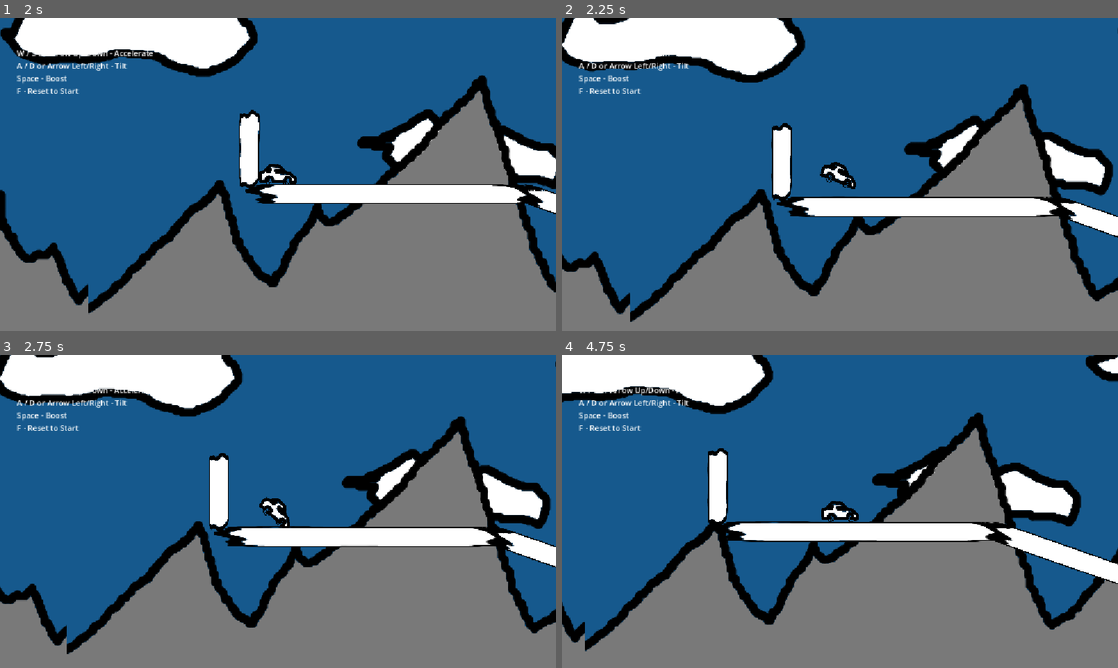
Above: before the commit, frames 1-4 (two rows, left to right).
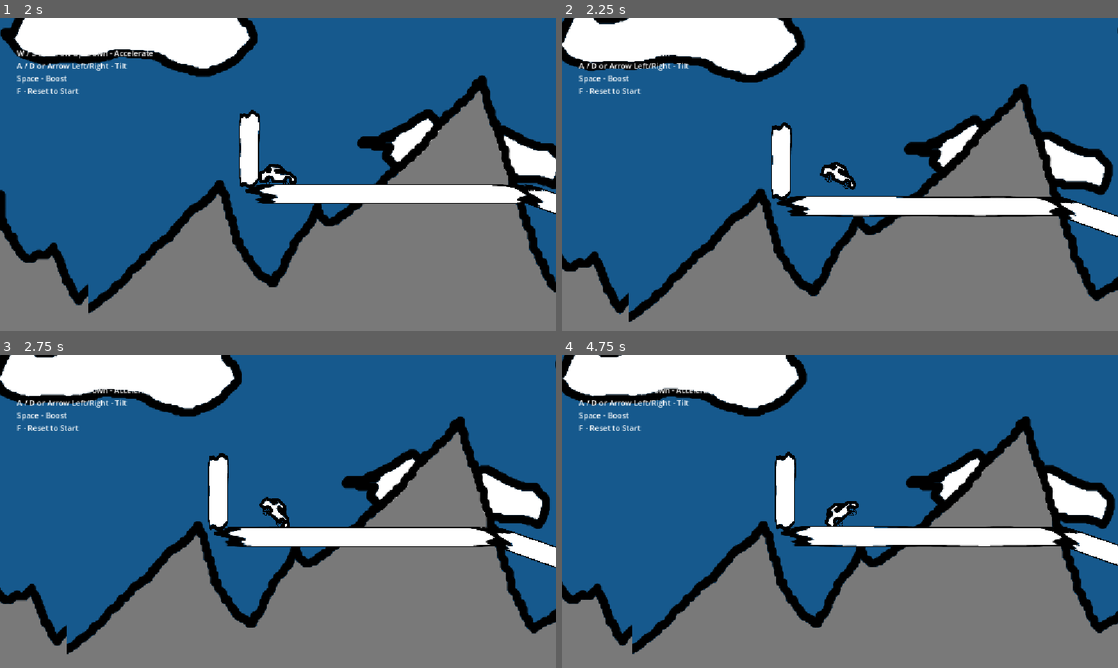
Above: after the commit, the same moments.

Repository: Toemmsen96/crappy-wheels
Game: Godot game, scene res://scenes/main.tscn
Same seed, same stepped clock (60 frames per second), same inputs: the game is played once before the commit and once after it.
Inputs:
- Up to frame 1 (2 s): hold D (move_right) 0.53-1.28 s; tap Space (boost) at 0.6 s; hold S (move_down) from 1.28 s (still down); tap Shift (dash) at 1.35 s
- Up to frame 2 (2.25 s): release S (move_down) at 2.03 s; hold D (move_right) from 2.03 s (still down); tap F (interact) at 2.1 s
- Up to frame 3 (2.75 s): keep holding D (move_right)
- Up to frame 4 (4.75 s): release D (move_right) at 2.78 s; hold Up (move_up) 2.78-3.53 s; tap Space (boost) at 2.85 s; hold A (move_left) from 3.53 s (still down); tap Shift (dash) at 3.6 s; tap F (interact) at 4.35 s

Frame 1 is identical in both runs. In frame 2, 1.9% of the frame differs, in the area x 0-100%, y 0-98%; in frame 3, 1.6%; in frame 4, 29%, in the area x 0-100%, y 0-96%.

Commit message:
🔧 reset "fix"

Diff:
--- a/scenes/map/finish.gd
+++ b/scenes/map/finish.gd
@@ -8,7 +8,7 @@
 
 
 # Called every frame. 'delta' is the elapsed time since the previous frame.
-func _process(delta: float) -> void:
+func _process(_delta: float) -> void:
 	pass
 
 func _on_finishcollider_body_entered(_body: Node) -> void:
--- a/scenes/player/player.gd
+++ b/scenes/player/player.gd
@@ -18,6 +18,8 @@
 var _wheel_back: RigidBody2D
 
 var _initial_transform: Transform2D
+var _initial_wheel_front_transform: Transform2D
+var _initial_wheel_back_transform: Transform2D
 
 # Held state of each control, updated from InputHandler signals.
 var _right_held := false
@@ -31,6 +33,8 @@
 	_wheel_front = pin_joint_front.get_node(pin_joint_front.node_b)
 	_wheel_back = pin_joint_back.get_node(pin_joint_back.node_b)
 	_initial_transform = global_transform
+	_initial_wheel_front_transform = _wheel_front.global_transform
+	_initial_wheel_back_transform = _wheel_back.global_transform
 
 	# Connections to this node's methods are removed automatically when it's freed.
 	InputHandler.move_right_just_pressed.connect(_on_move_right_just_pressed)
@@ -86,11 +90,13 @@
 
 
 func _reset_position() -> void:
-	global_transform = _initial_transform
 	linear_velocity = Vector2.ZERO
 	angular_velocity = 0.0
 	_wheel_front.linear_velocity = Vector2.ZERO
 	_wheel_front.angular_velocity = 0.0
 	_wheel_back.linear_velocity = Vector2.ZERO
 	_wheel_back.angular_velocity = 0.0
+	global_transform = _initial_transform
+	_wheel_front.global_transform = _initial_wheel_front_transform
+	_wheel_back.global_transform = _initial_wheel_back_transform
 	GameState.reset()
--- a/scenes/ui/ui.gd
+++ b/scenes/ui/ui.gd
@@ -8,6 +8,6 @@
 
 
 # Called every frame. 'delta' is the elapsed time since the previous frame.
-func _process(delta: float) -> void:
+func _process(_delta: float) -> void:
 	time_label.text = str(GameState.time_elapsed).pad_decimals(2)
 	pass
